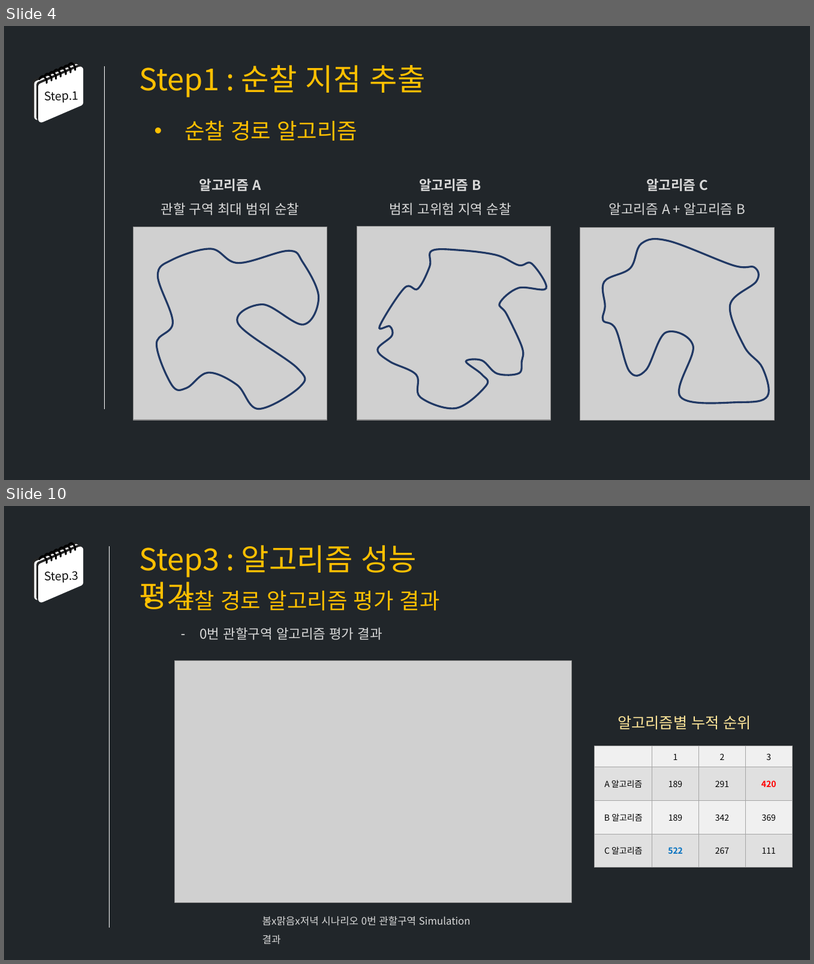
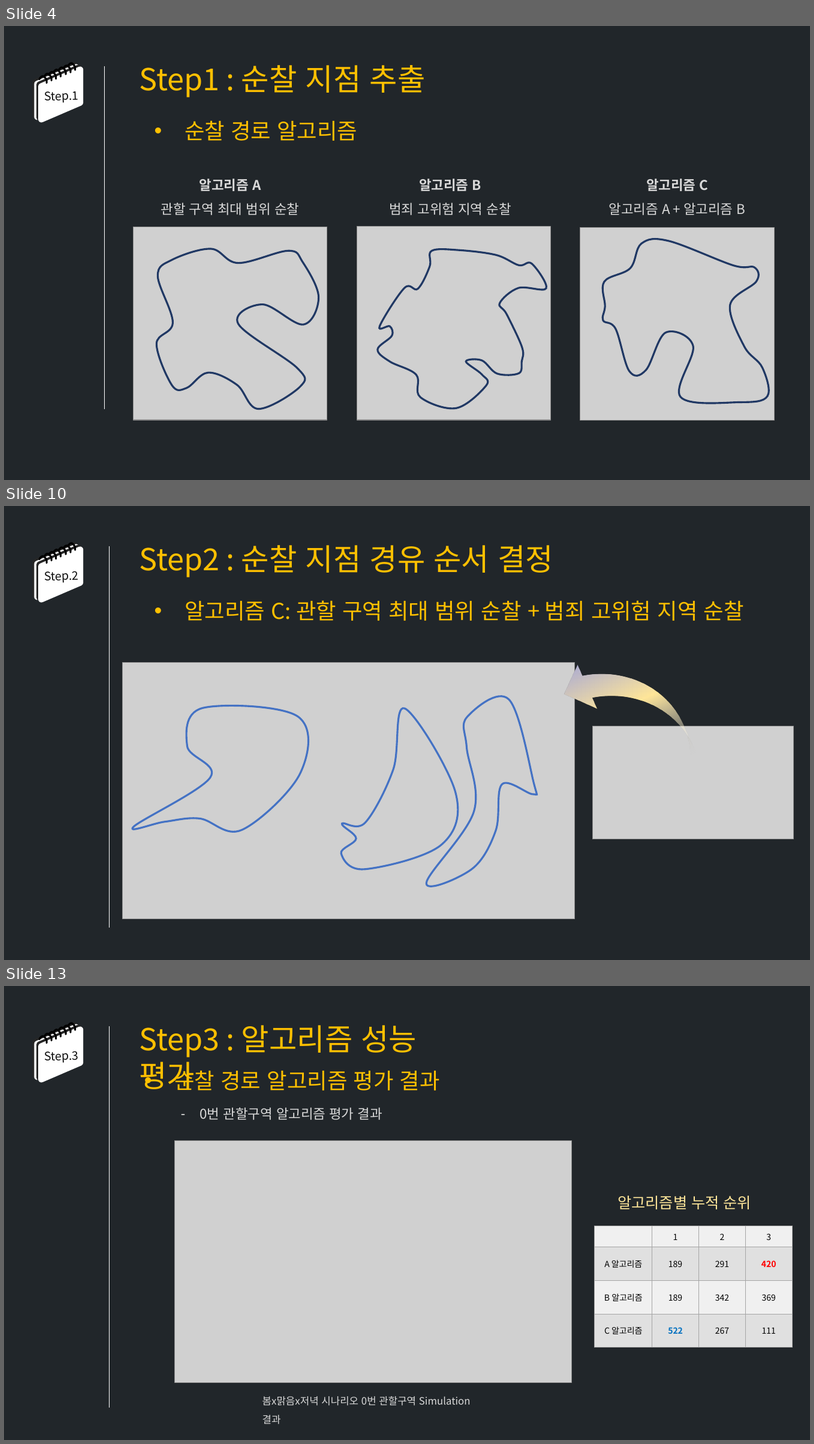
Before and after one commit to ruhz3/crime-predict, a slide deck: 발표/[210526]중간발표_경로알고리즘생성_최종.pptx. Shown one above the other, each under a label of ours: slides 4 and 10 before the commit, slides 4, 10 and 13 after it; the slides between them are not shown. The pictures are 814x964 and 814x1444 pixels, drawn with LibreOffice and Linux fonts; fonts in the diff are those of the drawing; grey boxes stand for pictures. Boxes give left, top, right and bottom in pixels: in the first picture for what was removed or moved away, otherwise in the second. Text is boxed around its words. In the diff, an @@ line names an element or a change of style, - is before the commit and + after.

```diff
--- a/발표/[210526]중간발표_경로알고리즘생성_최종.pptx
+++ b/발표/[210526]중간발표_경로알고리즘생성_최종.pptx
@@ slide 10 added at (4, 506, 810, 960), background #21262A @@
@@ group added at (37, 543, 80, 599): 7 freeform shapes, 2 parallelograms @@
@@ line added from (109, 546) to (109, 927), #FFFFFF 0.5 pt @@
@@ text added at (139, 545, 554, 577), 36 pt, text #FFC000 @@
+Step2 : 순찰 지점 경유 순서 결정
@@ text added at (44, 571, 78, 583), 14 pt, text #0D0D0D @@
+Step.2
@@ text added at (185, 600, 744, 621), 26 pt, text #FFC000 @@
+• 알고리즘 C: 관할 구역 최대 범위 순찰 + 범죄 고위험 지역 순찰
@@ curved down arrow added at (555, 633, 729, 865), fill gradient #7A89F6 to #FFE699 to #FFFFFF @@
@@ group added at (123, 662, 575, 919): 3 freeform shapes, 1 picture @@
@@ picture added at (593, 726, 794, 840) @@
@@ what was slide 10 is now slide 13 @@
```
Also in this commit, not shown: 6 slides changed, 3 other slides added, 1 slide removed.
